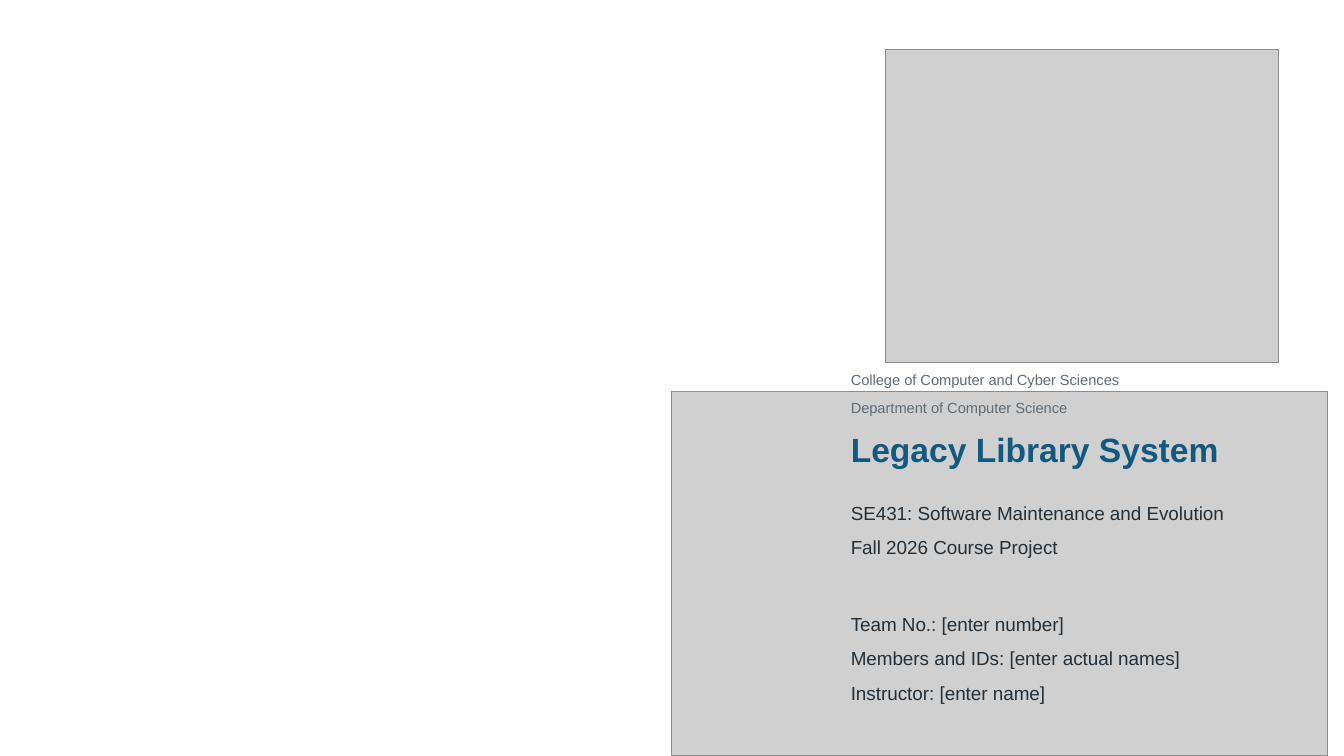
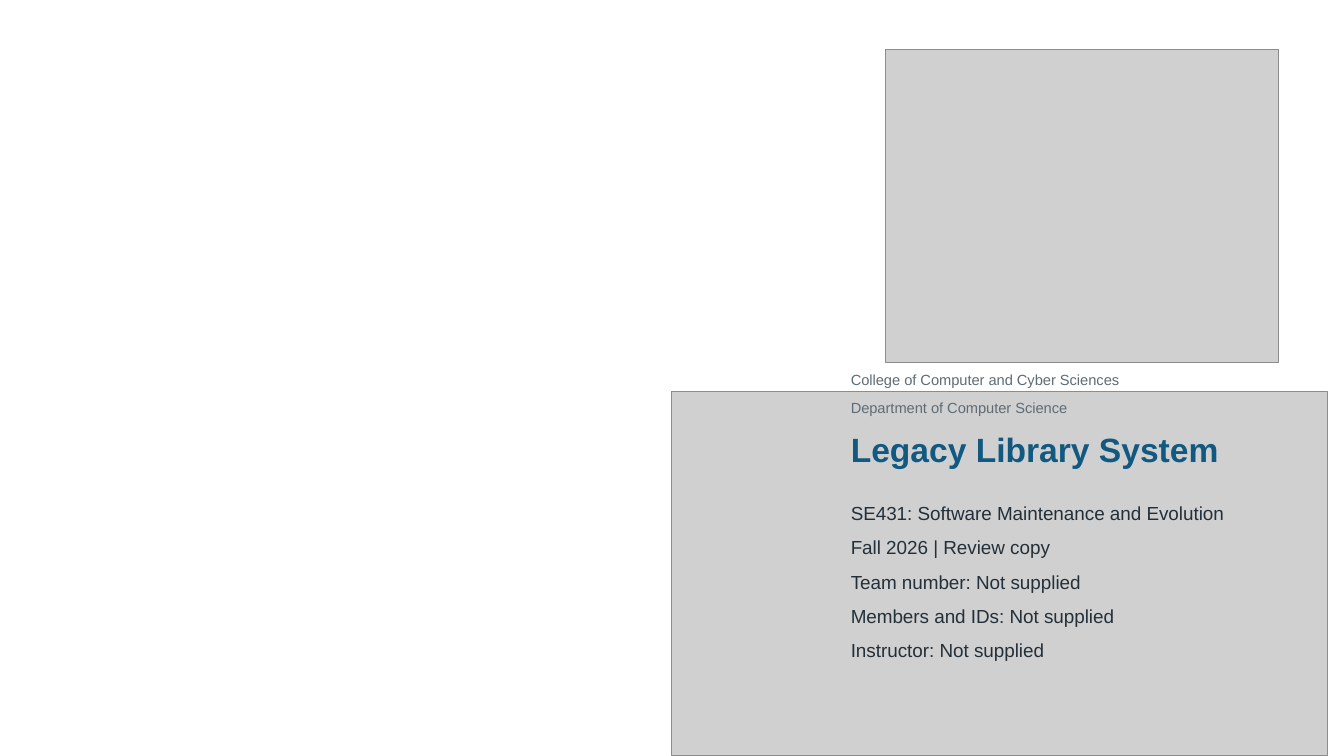
Before and after one commit to jurialamri6-eng/SE431-repository, a slide deck: slide 1 of Presentation/SE431_Presentation.pptx. Drawn at 1344x756 pixels with LibreOffice and Linux fonts; fonts in the diff are those of the drawing; grey boxes stand for pictures; background and template pictures are left out. Boxes give left, top, right and bottom in pixels: in the first picture for what was removed or moved away, otherwise in the second. Text is boxed around its words. In the diff, an @@ line names an element or a change of style, - is before the commit and + after.

```diff
--- a/Presentation/SE431_Presentation.pptx
+++ b/Presentation/SE431_Presentation.pptx
@@ text at [851,540,1114,661]: text changed @@
-Fall 2026 Course Project
-Team No.: [enter number]
-Members and IDs: [enter actual names]
-Instructor: [enter name]
+Fall 2026 | Review copy
+Team number: Not supplied
+Members and IDs: Not supplied
+Instructor: Not supplied
```
Also in this commit, not shown: 5 other slides changed, 29 other files.
